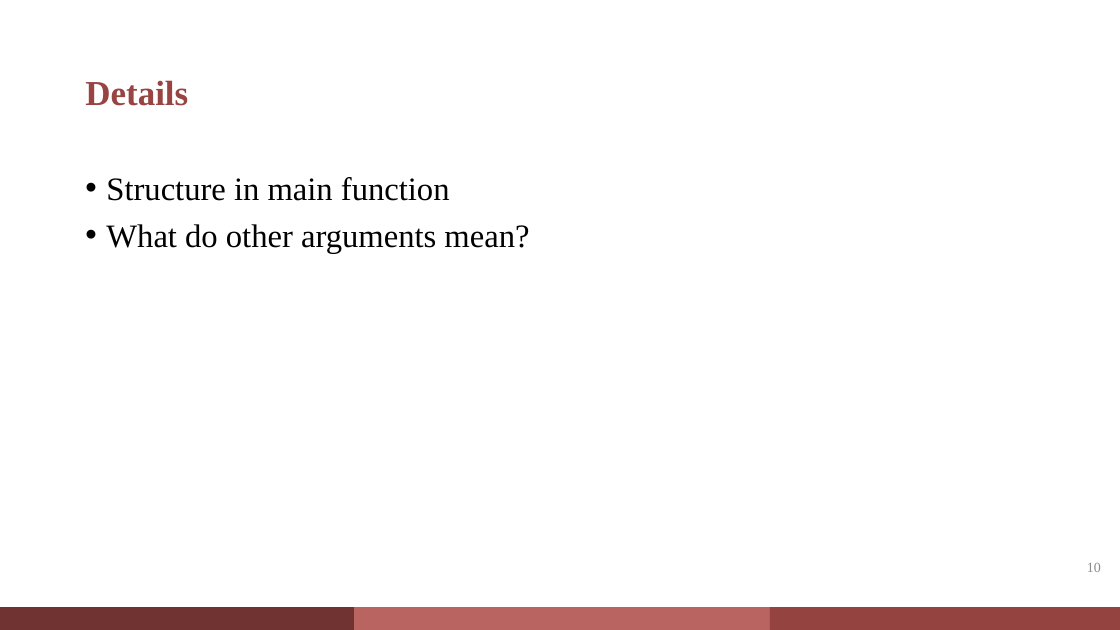
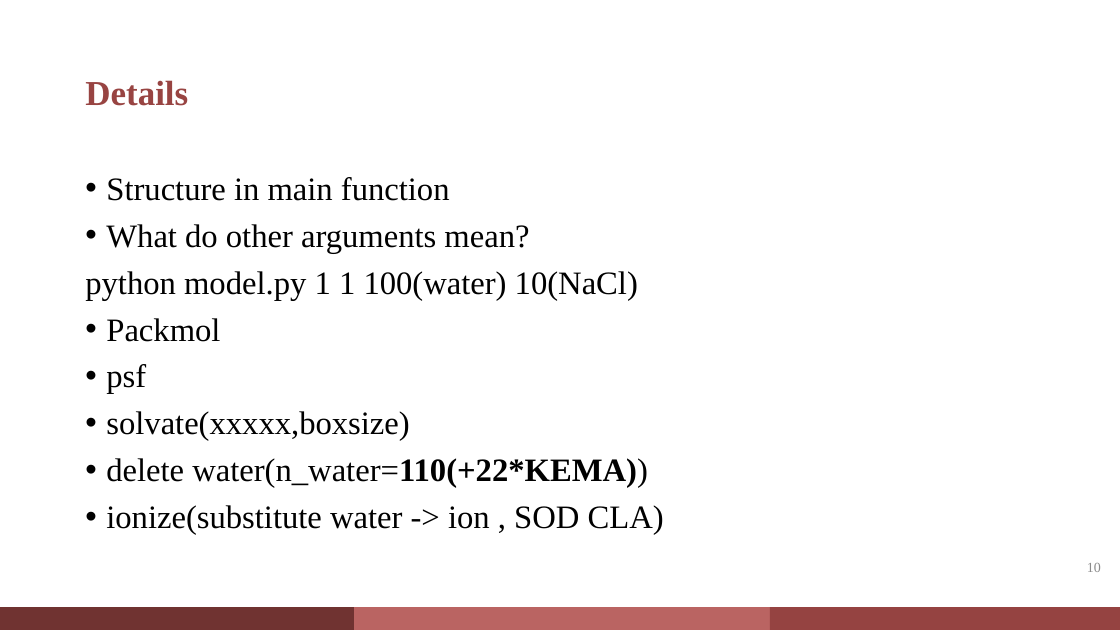
Before and after one commit to nivation/Tutorial4JiaHong, a slide deck: slide 10 of Week3/2022_10_6.pptx. Drawn at 1120x630 pixels with LibreOffice and Linux fonts; fonts in the diff are those of the drawing. Boxes give left, top, right and bottom in pixels: in the first picture for what was removed or moved away, otherwise in the second. Text is boxed around its words. In the diff, an @@ line names an element or a change of style, - is before the commit and + after.

```diff
--- a/Week3/2022_10_6.pptx
+++ b/Week3/2022_10_6.pptx
@@ text at [85,271,664,535]: paragraphs added @@
+python model.py 1 1 100(water) 10(NaCl)
+• Packmol
+• psf
+• solvate(xxxxx,boxsize)
+• delete water(n_water=110(+22*KEMA))
+• ionize(substitute water -> ion , SOD CLA)
```
Also in this commit, not shown: 2 other slides changed, 1 slide added, 1 other file.
